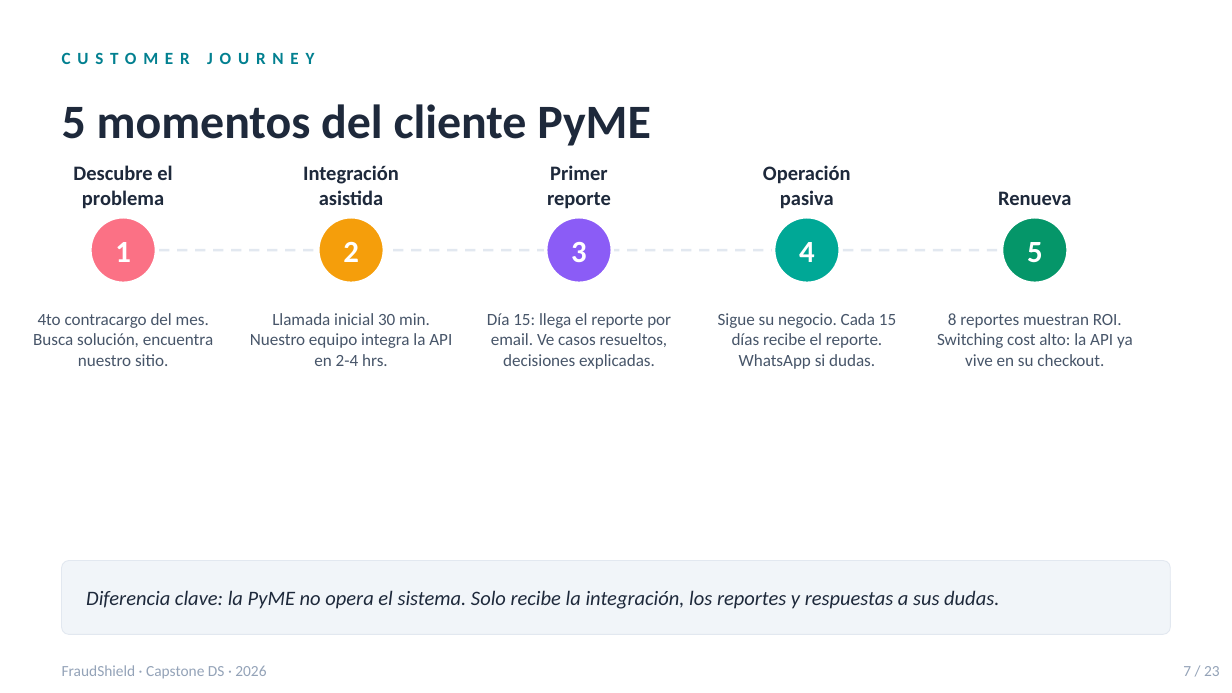
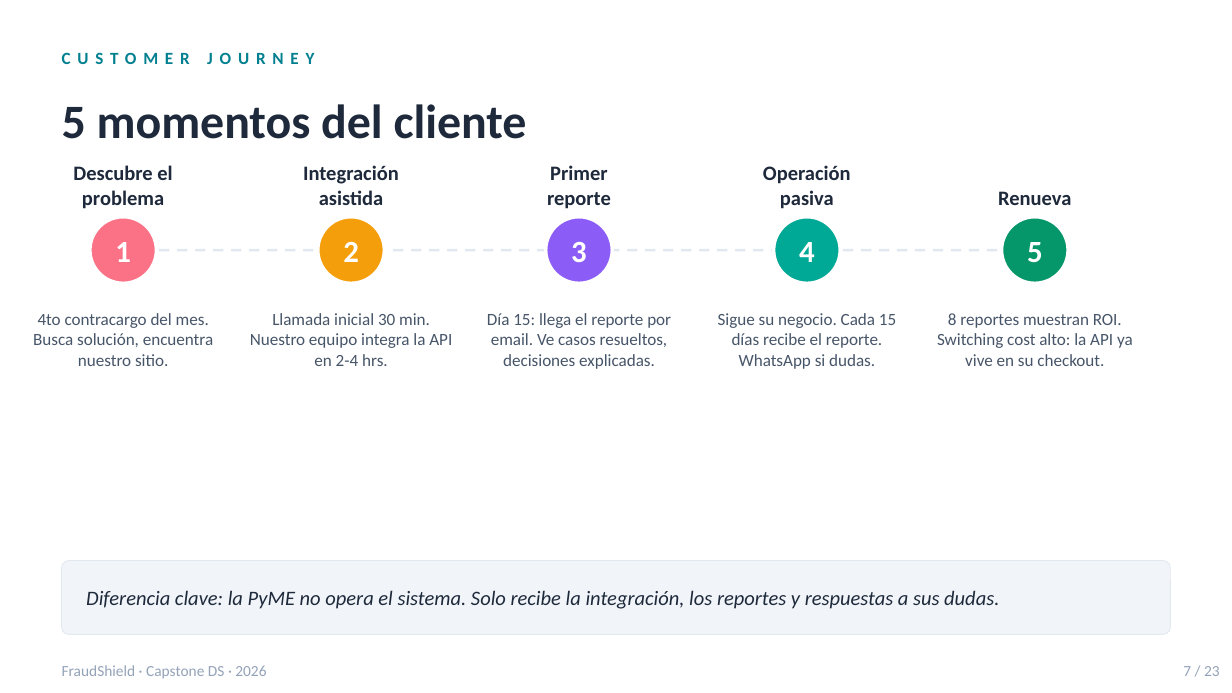
Before and after one commit to Nike2004A/fraud_transactions, a slide deck: slide 7 of docs/FraudShield_deck.pptx. Drawn at 1232x693 pixels with LibreOffice and Linux fonts; fonts in the diff are those of the drawing. Boxes give left, top, right and bottom in pixels: in the first picture for what was removed or moved away, otherwise in the second. Text is boxed around its words. In the diff, an @@ line names an element or a change of style, - is before the commit and + after.

```diff
--- a/docs/FraudShield_deck.pptx
+++ b/docs/FraudShield_deck.pptx
@@ text at <box>62,104,527,139</box>: text changed @@
-5 momentos del cliente PyME
+5 momentos del cliente
```
Also in this commit, not shown: 11 other slides changed, 2 slides added, 1 other file.
